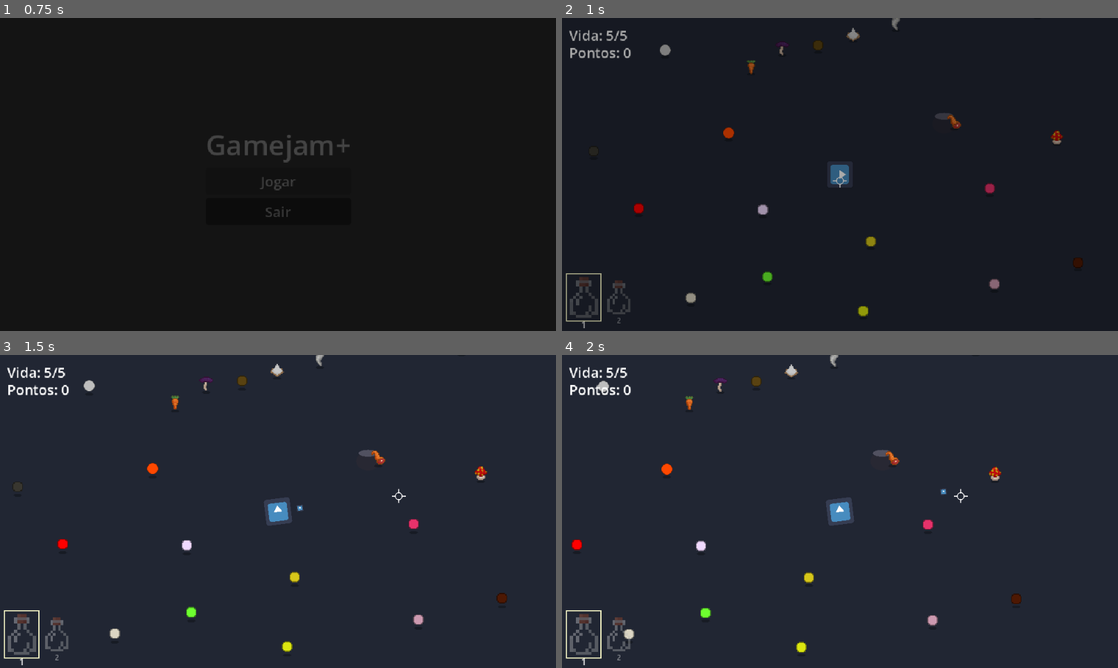
Above: before the commit, frames 1-4 (two rows, left to right).
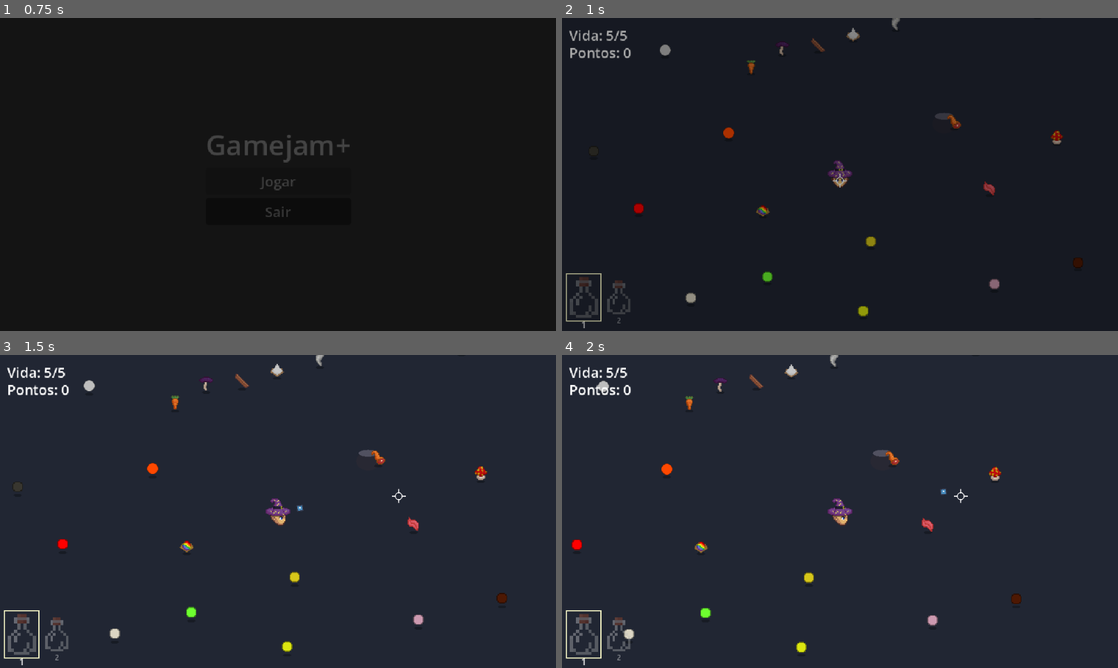
Above: after the commit, the same moments.

Repository: JvCodes76/Gamejam-
Game: Godot game, scene res://ui/main_menu.tscn
The game is run twice, just before and just after one commit, with the same random seed, the same clock (stepped at 60 frames per second) and the same inputs. The engine's default icon, where the game draws it, is replaced by a stand-in: a white triangle on a blue panel in a dark square.
Inputs (mouse positions are in pixels of both pictures, inside the frame that each line leads up to):
- Up to frame 1 (0.75 s): click "Jogar" at 0.5 s
- Up to frame 2 (1 s): no input
- Up to frame 3 (1.5 s): tap Enter (brew) at 1.25 s; move the mouse to (400, 495) at 1.27 s; hold D (move_right) from 1.28 s (still down); hold F (bottle) from 1.28 s (still down); click (400, 495) at 1.42 s
- Up to frame 4 (2 s): keep holding D (move_right); keep holding F (bottle)

Frame 1 is identical in both runs. In frame 2, 0.4% of the frame differs, in the area x 34-78%, y 6-64%; in frame 3, 0.6%; in frame 4, 0.6%, in the area x 23-67%, y 6-64%.

Commit message:
Sprites player e itens

Diff:
--- a/gamejam+/items/data/cinnamon.tres
+++ b/gamejam+/items/data/cinnamon.tres
@@ -2,7 +2,7 @@
 
 [ext_resource type="Script" path="res://items/item_data.gd" id="1"]
 [ext_resource type="Script" path="res://items/item_effect.gd" id="2"]
-[ext_resource type="Texture2D" path="res://assets/sprites/items/placeholder_cinnamon.png" id="3"]
+[ext_resource type="Texture2D" path="res://Canela.png" id="3"]
 
 [sub_resource type="Resource" id="e1"]
 script = ExtResource("2")
--- a/gamejam+/items/data/rose_petal.tres
+++ b/gamejam+/items/data/rose_petal.tres
@@ -2,7 +2,7 @@
 
 [ext_resource type="Script" path="res://items/item_data.gd" id="1"]
 [ext_resource type="Script" path="res://items/item_effect.gd" id="2"]
-[ext_resource type="Texture2D" path="res://assets/sprites/items/placeholder_rose_petal.png" id="3"]
+[ext_resource type="Texture2D" path="res://petalaDeRosa.png" id="3"]
 
 [sub_resource type="Resource" id="e1"]
 script = ExtResource("2")
--- a/gamejam+/items/data/unicorn_horn_shavings.tres
+++ b/gamejam+/items/data/unicorn_horn_shavings.tres
@@ -2,7 +2,7 @@
 
 [ext_resource type="Script" path="res://items/item_data.gd" id="1"]
 [ext_resource type="Script" path="res://items/item_effect.gd" id="2"]
-[ext_resource type="Texture2D" path="res://assets/sprites/items/placeholder_unicorn_horn_shavings.png" id="3"]
+[ext_resource type="Texture2D" path="res://PoDeChifreDeUnicornio.png" id="3"]
 
 [sub_resource type="Resource" id="e1"]
 script = ExtResource("2")
--- a/gamejam+/player/player.gd
+++ b/gamejam+/player/player.gd
@@ -6,15 +6,23 @@
 @export var move_speed: float = 110.0
 @export var acceleration: float = 900.0
 @export var friction: float = 1200.0
-@export var fire_rate_seconds: float = 0.18
+@export var fire_rate_seconds: float = 0.45
 @export var aim_deadzone: float = 0.3
 @export var gamepad_crosshair_distance: float = 60.0
+@export var walk_frame_time: float = 0.18
 
 var _fire_timer: float = 0.0
 var _aim_direction: Vector2 = Vector2.RIGHT
 var _use_gamepad: bool = false
 var _mods: ProjectileModifiers = ProjectileModifiers.new()
+var _walk_timer: float = 0.0
+var _walk_frame: int = 0
 
+# Folha com 4 direções x 2 quadros (parado/andando): baixo, direita, esquerda, cima
+const FRAMES_PER_DIRECTION: int = 2
+enum Facing { DOWN, RIGHT, LEFT, UP }
+
+@onready var _sprite: Sprite2D = $Sprite2D
 @onready var _pivot: Node2D = $Pivot
 @onready var _muzzle: Marker2D = $Pivot/Muzzle
 @onready var _health: HealthComponent = $HealthComponent
@@ -62,6 +70,7 @@
 func _physics_process(delta: float) -> void:
 	_update_aim()
 	_handle_movement(delta)
+	_update_sprite(delta)
 	_fire_timer -= delta
 	if Input.is_action_pressed("shoot") and _fire_timer <= 0.0:
 		_shoot()
@@ -93,6 +102,27 @@
 	else:
 		_crosshair.global_position = global_position + _aim_direction * gamepad_crosshair_distance
 	_pivot.rotation = _aim_direction.angle()
+
+
+## Escolhe a direção do sprite pela mira e alterna os 2 quadros enquanto anda.
+func _update_sprite(delta: float) -> void:
+	var facing: Facing = _facing_from(_aim_direction)
+	if velocity.length() > 5.0:
+		_walk_timer += delta
+		if _walk_timer >= walk_frame_time:
+			_walk_timer = 0.0
+			_walk_frame = 1 - _walk_frame
+	else:
+		_walk_timer = 0.0
+		_walk_frame = 0
+	_sprite.frame = facing * FRAMES_PER_DIRECTION + _walk_frame
+
+
+## Converte a direção da mira em uma das 4 direções da folha.
+func _facing_from(direction: Vector2) -> Facing:
+	if absf(direction.x) > absf(direction.y):
+		return Facing.RIGHT if direction.x > 0.0 else Facing.LEFT
+	return Facing.DOWN if direction.y > 0.0 else Facing.UP
 
 
 ## Dispara uma bala na direção da mira.
--- a/gamejam+/player/player.tscn
+++ b/gamejam+/player/player.tscn
@@ -1,7 +1,7 @@
 [gd_scene load_steps=8 format=3]
 
 [ext_resource type="Script" path="res://player/player.gd" id="1"]
-[ext_resource type="Texture2D" path="res://icon.svg" id="2"]
+[ext_resource type="Texture2D" path="res://SpritesPlayer.png" id="2"]
 [ext_resource type="Script" path="res://components/health_component.gd" id="3"]
 [ext_resource type="Script" path="res://components/hurtbox.gd" id="4"]
 
@@ -22,11 +22,12 @@
 [node name="CollisionShape2D" type="CollisionShape2D" parent="."]
 shape = SubResource("CircleShape2D_body")
 
+[node name="Sprite2D" type="Sprite2D" parent="."]
+texture_filter = 1
+texture = ExtResource("2")
+hframes = 8
+
 [node name="Pivot" type="Node2D" parent="."]
-
-[node name="Sprite2D" type="Sprite2D" parent="Pivot"]
-scale = Vector2(0.25, 0.25)
-texture = ExtResource("2")
 
 [node name="Muzzle" type="Marker2D" parent="Pivot"]
 position = Vector2(16, 0)
--- a/gamejam+/projectiles/bullet.gd
+++ b/gamejam+/projectiles/bullet.gd
@@ -11,6 +11,7 @@
 var _spent: bool = false
 var _age: float = 0.0
 var _pierce_left: int = 0
+var _hit_hurtboxes: Array[Hurtbox] = []
 
 
 func _ready() -> void:
@@ -21,7 +22,8 @@
 func _physics_process(delta: float) -> void:
 	_age += delta
 	if _age >= lifetime:
-		_consume()
+		_spent = true
+		queue_free()
 		return
 	global_position += direction * speed * delta
 
@@ -58,10 +60,11 @@
 		if shooter_health != null and is_instance_valid(shooter_health):
 			shooter_health.heal(modifiers.roll_heal(dealt))
 	hit_landed.emit()
+	_hit_hurtboxes.append(hurtbox)
 	if _pierce_left > 0:
 		_pierce_left -= 1
 	else:
-		_consume()
+		_impact(dealt)
 
 
 ## Evita dano duplo no mesmo frame depois que a bala já acertou algo.
@@ -75,12 +78,24 @@
 func _on_body_entered(body: Node2D) -> void:
 	if body.is_in_group("enemy"):
 		return
-	_consume()
+	var dealt: int = damage
+	if modifiers != null:
+		dealt = modifiers.roll_damage(damage)
+	_impact(dealt)
 
 
-## Marca a bala como gasta e a remove uma única vez.
-func _consume() -> void:
+## Destrói a bala por contato e cria o efeito de impacto (uma única vez).
+func _impact(dealt: int) -> void:
 	if _spent:
 		return
 	_spent = true
+	var color: Color = Color.WHITE
+	var dots: Array[Vector2] = []
+	if modifiers != null:
+		color = modifiers.color
+		if modifiers.poison_dps > 0.0:
+			dots.append(Vector2(modifiers.poison_dps, modifiers.poison_duration))
+		if modifiers.fire_dps > 0.0:
+			dots.append(Vector2(modifiers.fire_dps, modifiers.fire_duration))
+	ImpactEffect.spawn(get_tree().current_scene, global_position, dealt, color, dots, _hit_hurtboxes)
 	queue_free()
--- /dev/null
+++ b/gamejam+/projectiles/impact_effect.gd
@@ -0,0 +1,106 @@
+class_name ImpactEffect
+extends Node2D
+
+@export var impact_radius: float = 28.0
+@export var splash_damage_fraction: float = 0.5
+@export var particle_count: int = 16
+@export var particle_lifetime: float = 0.6
+@export var ring_alpha: float = 0.25
+
+const ENEMY_MASK: int = 4
+
+var impact_damage: int = 1
+var tint: Color = Color.WHITE
+var dots: Array[Vector2] = []
+var excluded: Array[Hurtbox] = []
+
+var _ring_scale: float = 0.2
+
+
+## Cria o efeito na cena atual (adicionado de forma deferida, seguro dentro de callbacks de física).
+static func spawn(scene: Node, pos: Vector2, damage: int, color: Color, new_dots: Array[Vector2], skip: Array[Hurtbox]) -> ImpactEffect:
+	var fx: ImpactEffect = (load("res://projectiles/impact_effect.tscn") as PackedScene).instantiate() as ImpactEffect
+	fx.global_position = pos
+	fx.impact_damage = damage
+	fx.tint = color
+	fx.dots = new_dots
+	fx.excluded = skip
+	scene.add_child.call_deferred(fx)
+	return fx
+
+
+func _ready() -> void:
+	z_index = 5
+	texture_filter = CanvasItem.TEXTURE_FILTER_NEAREST
+	_apply_splash()
+	_spawn_particles()
+	var tween: Tween = create_tween()
+	tween.tween_property(self, "_ring_scale", 1.0, 0.15)
+	tween.parallel().tween_property(self, "modulate:a", 0.0, particle_lifetime)
+	tween.tween_callback(queue_free)
+	print("[Combat] - impacto em %s (dano de área %d)" % [global_position, _splash_damage()])
+
+
+func _draw() -> void:
+	draw_circle(Vector2.ZERO, impact_radius * _ring_scale, Color(tint, ring_alpha))
+
+
+func _process(_delta: float) -> void:
+	queue_redraw()
+
+
+## Dano de área (mínimo 1).
+func _splash_damage() -> int:
+	return maxi(roundi(impact_damage * splash_damage_fraction), 1)
+
+
+## Aplica dano e DoTs às Hurtbox de inimigos no raio, exceto as já atingidas.
+func _apply_splash() -> void:
+	var shape: CircleShape2D = CircleShape2D.new()
+	shape.radius = impact_radius
+	var query: PhysicsShapeQueryParameters2D = PhysicsShapeQueryParameters2D.new()
+	query.shape = shape
+	query.transform = Transform2D(0.0, global_position)
+	query.collision_mask = ENEMY_MASK
+	query.collide_with_areas = true
+	query.collide_with_bodies = false
+	var seen: Array[Hurtbox] = excluded.duplicate()
+	for hit: Dictionary in get_world_2d().direct_space_state.intersect_shape(query, 32):
+		var hurtbox: Hurtbox = hit["collider"] as Hurtbox
+		if hurtbox == null or hurtbox in seen:
+			continue
+		seen.append(hurtbox)
+		hurtbox.receive_hit(_splash_damage())
+		for dot: Vector2 in dots:
+			hurtbox.apply_dot(dot.x, dot.y)
+
+
+## Burst de partículas quadradas (pixel art) na cor da poção.
+func _spawn_particles() -> void:
+	var img: Image = Image.create(2, 2, false, Image.FORMAT_RGBA8)
+	img.fill(Color.WHITE)
+	var p: CPUParticles2D = CPUParticles2D.new()
+	p.texture = ImageTexture.create_from_image(img)
+	p.texture_filter = CanvasItem.TEXTURE_FILTER_NEAREST
+	p.amount = particle_count
+	p.one_shot = true
+	p.explosiveness = 1.0
+	p.lifetime = particle_lifetime
+	p.emission_shape = CPUParticles2D.EMISSION_SHAPE_POINT
+	p.direction = Vector2.UP
+	p.spread = 180.0
+	p.initial_velocity_min = 20.0
+	p.initial_velocity_max = 60.0
+	p.gravity = Vector2(0.0, -20.0)
+	p.scale_amount_min = 1.0
+	p.scale_amount_max = 1.5
+	var fade: Gradient = Gradient.new()
+	fade.set_color(0, Color(tint, 1.0))
+	fade.set_color(1, Color(tint, 0.0))
+	p.color_ramp = fade
+	var bright: Gradient = Gradient.new()
+	bright.set_color(0, Color(0.75, 0.75, 0.75, 1.0))
+	bright.set_color(1, Color(1.0, 1.0, 1.0, 1.0))
+	p.color_initial_ramp = bright
+	add_child(p)
+	p.emitting = true
--- /dev/null
+++ b/gamejam+/projectiles/impact_effect.tscn
@@ -0,0 +1,6 @@
+[gd_scene load_steps=2 format=3]
+
+[ext_resource type="Script" path="res://projectiles/impact_effect.gd" id="1"]
+
+[node name="ImpactEffect" type="Node2D"]
+script = ExtResource("1")
Binary file added: gamejam+/Canela.png
Not shown, changed: gamejam+/Canela.png.import
Binary file added: gamejam+/PoDeChifreDeUnicornio.png
Not shown, changed: gamejam+/PoDeChifreDeUnicornio.png.import
Binary file added: gamejam+/SpritesPlayer.png
Not shown, added: gamejam+/SpritesPlayer.png.import
Binary file removed: gamejam+/assets/sprites/items/placeholder_cinnamon.png
Binary file removed: gamejam+/assets/sprites/items/placeholder_rose_petal.png
Binary file removed: gamejam+/assets/sprites/items/placeholder_unicorn_horn_shavings.png
Binary file added: gamejam+/minecraft-potion-effect.png
Not shown, added: gamejam+/minecraft-potion-effect.png.import
Binary file added: gamejam+/petalaDeRosa.png
(and 2 more such lines)
